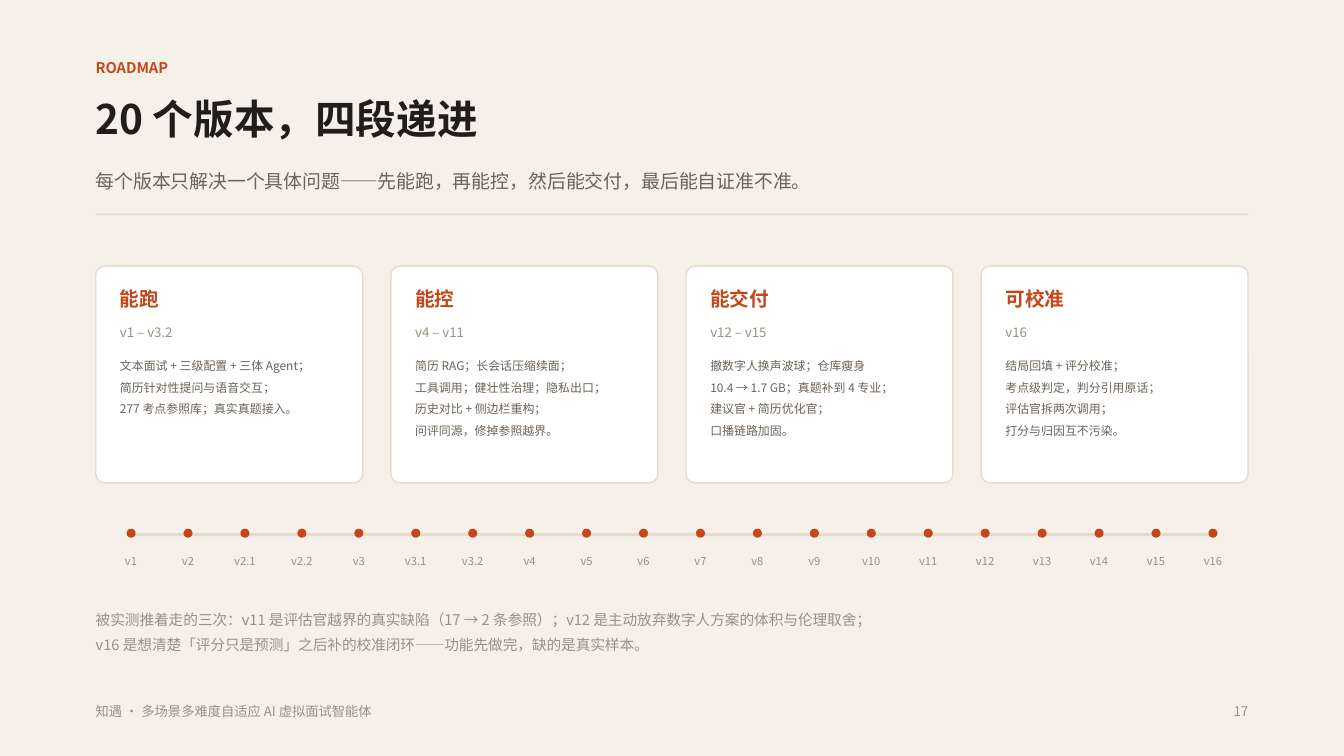
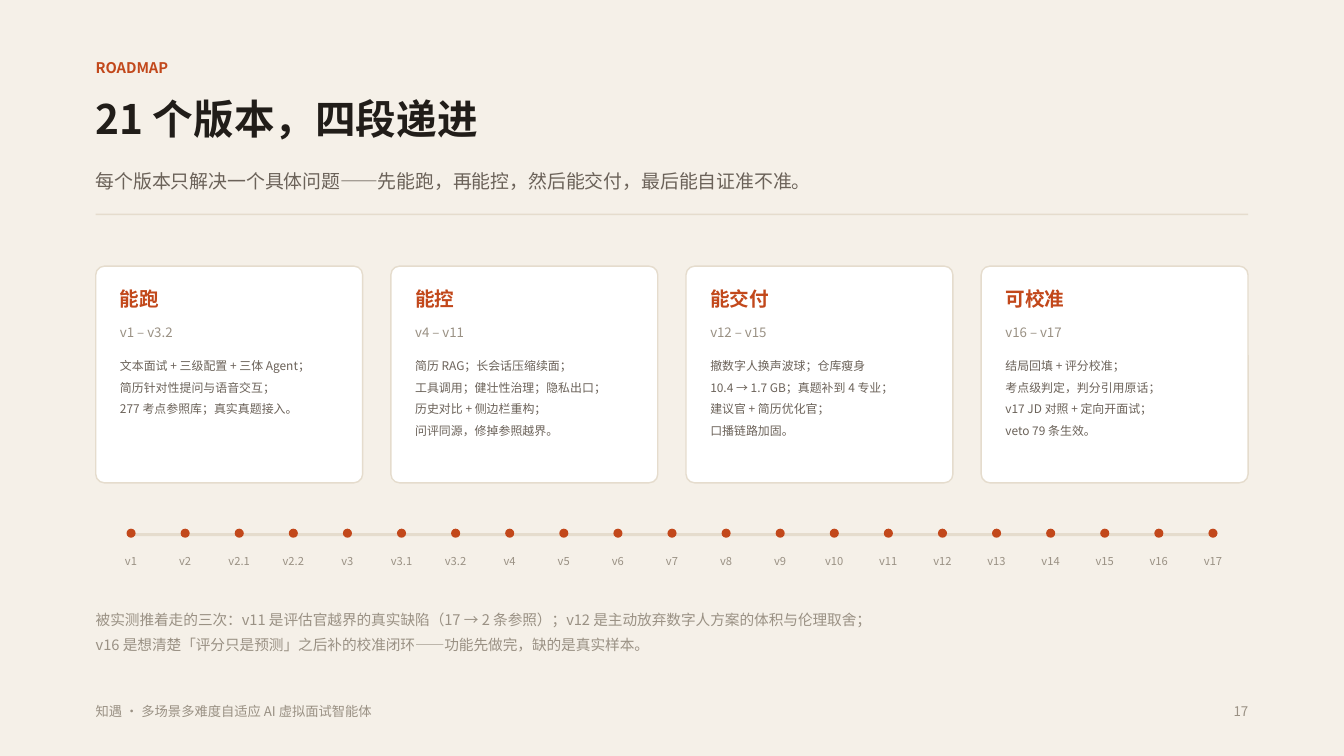
Before and after one commit to shuangxingxi/zhiyu-interview, a slide deck: slide 17 of 知遇-AI虚拟面试官-答辩.pptx. Drawn at 1344x756 pixels with LibreOffice and Linux fonts; fonts in the diff are those of the drawing. Boxes give left, top, right and bottom in pixels: in the first picture for what was removed or moved away, otherwise in the second. Text is boxed around its words. In the diff, an @@ line names an element or a change of style, - is before the commit and + after.

Commit message:
docs(deck): 测试数 452、版本数 21，路线图补 v17

```diff
--- a/知遇-AI虚拟面试官-答辩.pptx
+++ b/知遇-AI虚拟面试官-答辩.pptx
@@ text at bbox=[96, 99, 478, 140]: text changed @@
-20 个版本，四段递进
+21 个版本，四段递进
@@ text at bbox=[1005, 327, 1062, 337]: text changed @@
-v16
+v16 – v17
@@ text at bbox=[1005, 403, 1153, 436]: text changed @@
-评估官拆两次调用；
-打分与归因互不污染。
+v17 JD 对照 + 定向开面试；
+veto 79 条生效。
@@ 2 ellipses, 1 text: place and size @@
-2 ellipses, 1 text at bbox=[184, 529, 255, 565]
+2 ellipses, 1 text at bbox=[180, 529, 249, 565]
@@ 2 texts, 2 ellipses: place and size @@
-2 texts, 2 ellipses at bbox=[291, 529, 365, 565]
+2 texts, 2 ellipses at bbox=[283, 529, 353, 565]
@@ 2 ellipses, 1 text: place and size @@
-2 ellipses, 1 text at bbox=[405, 529, 477, 565]
+2 ellipses, 1 text at bbox=[391, 529, 460, 565]
@@ 2 texts, 2 ellipses: place and size @@
-2 texts, 2 ellipses at bbox=[462, 529, 591, 565]
+2 texts, 2 ellipses at bbox=[445, 529, 569, 565]
@@ 2 texts, 1 ellipse: place and size @@
-2 texts, 1 ellipse at bbox=[581, 529, 649, 565]
+2 texts, 1 ellipse at bbox=[558, 529, 624, 565]
@@ 2 texts, 2 ellipses: place and size @@
-2 texts, 2 ellipses at bbox=[694, 529, 763, 565]
+2 texts, 2 ellipses at bbox=[666, 529, 732, 565]
@@ 2 texts, 2 ellipses: place and size @@
-2 texts, 2 ellipses at bbox=[808, 529, 880, 565]
+2 texts, 2 ellipses at bbox=[774, 529, 843, 565]
@@ ellipse: place and size @@
-ellipse at bbox=[924, 529, 933, 538]
+ellipse at bbox=[884, 529, 893, 538]
@@ 2 texts, 2 ellipses: place and size @@
-2 texts, 2 ellipses at bbox=[976, 529, 1051, 565]
+2 texts, 2 ellipses at bbox=[933, 529, 1005, 565]
@@ 2 texts, 2 ellipses: place and size @@
-2 texts, 2 ellipses at bbox=[1090, 529, 1165, 565]
+2 texts, 2 ellipses at bbox=[1041, 529, 1114, 565]
@@ ellipse added at bbox=[1154, 529, 1164, 538], fill #C2481B @@
@@ text "v11": place and size @@
-text "v11" at bbox=[919, 557, 937, 565]
+text "v11" at bbox=[879, 557, 897, 565]
@@ text "v16": place and size @@
-text "v16" at bbox=[1204, 557, 1222, 565]
+text "v16" at bbox=[1150, 557, 1168, 565]
@@ text added at bbox=[1204, 557, 1222, 565], 8 pt, text #9A9184 @@
+v17
```
Also in this commit, not shown: 2 other slides changed, 1 other file.
